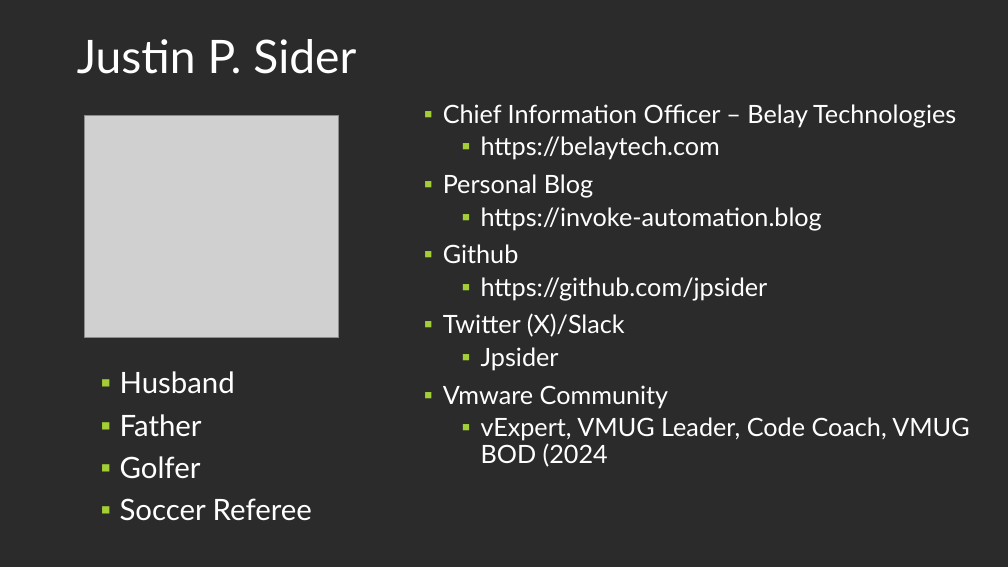
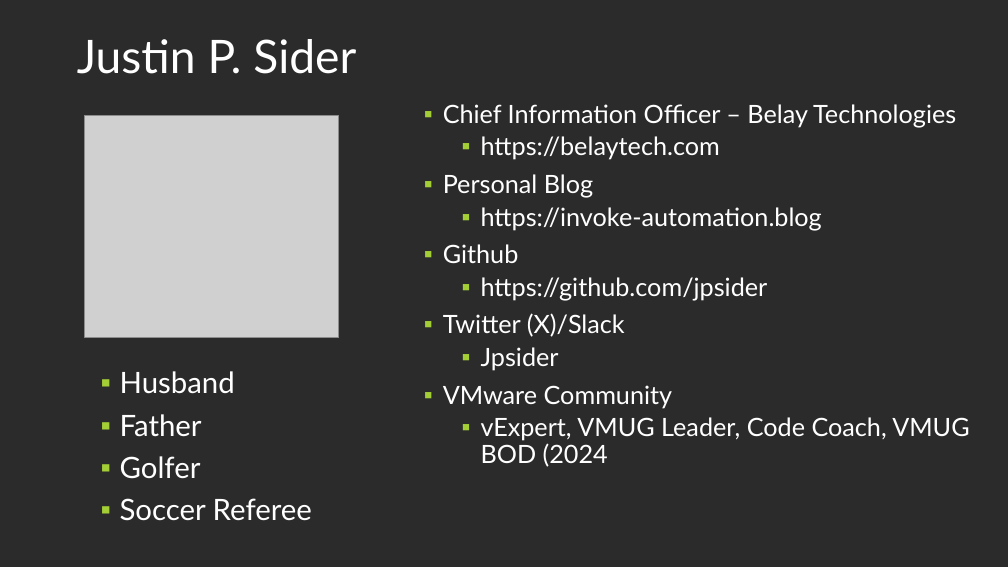
Before and after one commit to jpsider/Invoke-Automation, a slide deck: slide 3 of Powercli/PDX_VMUG_2023/UserCon-PPT-2023.pptx. Drawn at 1008x567 pixels with LibreOffice and Linux fonts; fonts in the diff are those of the drawing; grey boxes stand for pictures; background and template pictures are left out; a plain dark background stands for a picture behind light text. Boxes give left, top, right and bottom in pixels: in the first picture for what was removed or moved away, otherwise in the second. Text is boxed around its words. In the diff, an @@ line names an element or a change of style, - is before the commit and + after.

```diff
--- a/Powercli/PDX_VMUG_2023/UserCon-PPT-2023.pptx
+++ b/Powercli/PDX_VMUG_2023/UserCon-PPT-2023.pptx
@@ text at (443, 385, 672, 408): text changed @@
-▪ Vmware Community
+▪ VMware Community
```
Also in this commit, not shown: 1 other file.
